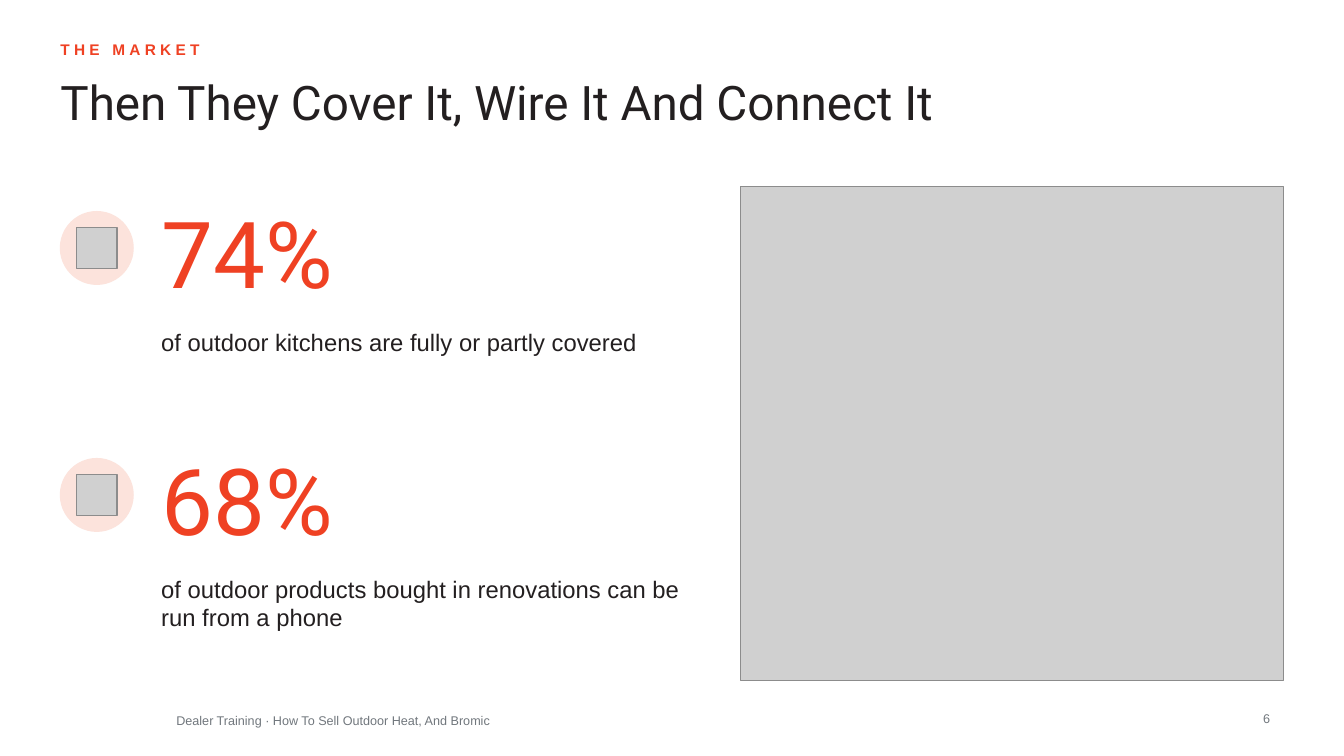
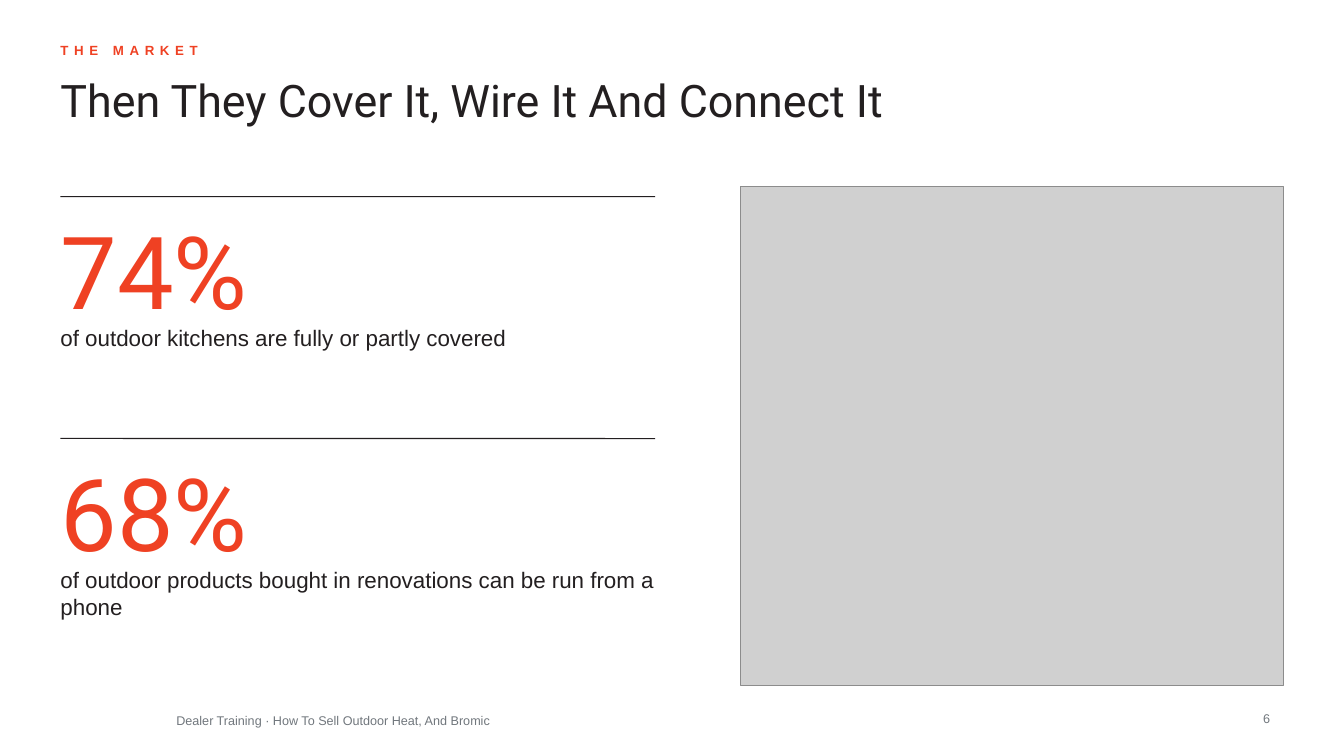
Before and after one commit to aayuvis/Bromic_Marketing, a slide deck: slide 6 of decks/training/out/Bromic-Dealer-How-To-Sell-Outdoor-Heat.pptx. Drawn at 1344x756 pixels with LibreOffice and Linux fonts; fonts in the diff are those of the drawing; grey boxes stand for pictures; background and template pictures are left out. Boxes give left, top, right and bottom in pixels: in the first picture for what was removed or moved away, otherwise in the second. Text is boxed around its words. In the diff, an @@ line names an element or a change of style, - is before the commit and + after.

```diff
--- a/decks/training/out/Bromic-Dealer-How-To-Sell-Outdoor-Heat.pptx
+++ b/decks/training/out/Bromic-Dealer-How-To-Sell-Outdoor-Heat.pptx
@@ text "THE MARKET" at bbox=[60, 42, 1069, 71]: size 11 to 9.5 pt, letter spacing 3 to 4 pt @@
@@ title "Then They Cover It, Wire ..." at bbox=[60, 83, 883, 127]: size 34 to 32 pt @@
@@ text "74%" at bbox=[60, 236, 247, 333]: size 66 to 72 pt @@
@@ text "74%": place and size @@
-text "74%" at bbox=[161, 221, 332, 289]
+text "74%" at bbox=[60, 236, 247, 333]
@@ line added from (60, 197) to (655, 197), #231F20 0.75 pt @@
@@ picture: place and size @@
-picture at bbox=[741, 187, 1284, 681]
+picture at bbox=[741, 187, 1284, 686]
@@ ellipse removed at bbox=[60, 212, 133, 284] @@
@@ picture removed at bbox=[77, 228, 117, 268] @@
@@ text "of outdoor kitchens are fully ...": place and size @@
-text "of outdoor kitchens are fully ..." at bbox=[161, 333, 637, 356]
+text "of outdoor kitchens are fully ..." at bbox=[60, 329, 505, 351]
@@ text "of outdoor kitchens are fully ..." at bbox=[60, 329, 505, 351]: size 17 to 16 pt @@
@@ line added from (60, 439) to (655, 439), #231F20 0.75 pt @@
@@ text "68%": place and size @@
-text "68%" at bbox=[161, 468, 332, 536]
+text "68%" at bbox=[60, 478, 247, 575]
@@ text "68%" at bbox=[60, 478, 247, 575]: size 66 to 72 pt @@
@@ ellipse removed at bbox=[60, 459, 133, 531] @@
@@ picture removed at bbox=[77, 475, 117, 515] @@
@@ text "of outdoor products bought in ..." at bbox=[60, 571, 653, 620]: size 17 to 16 pt @@
@@ text "of outdoor products bought in ...": place and size @@
-text "of outdoor products bought in ..." at bbox=[161, 580, 678, 631]
+text "of outdoor products bought in ..." at bbox=[60, 571, 653, 620]
```
Also in this commit, not shown: 28 other slides changed, 58 other files.
